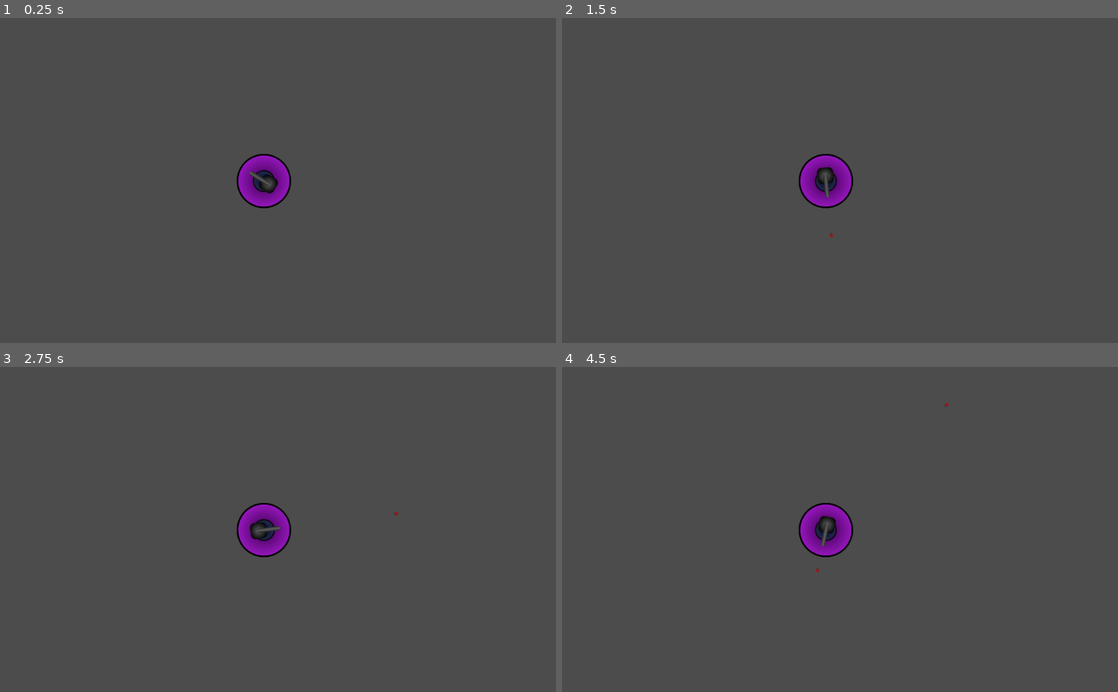
Above: before the commit, frames 1-4 (two rows, left to right).
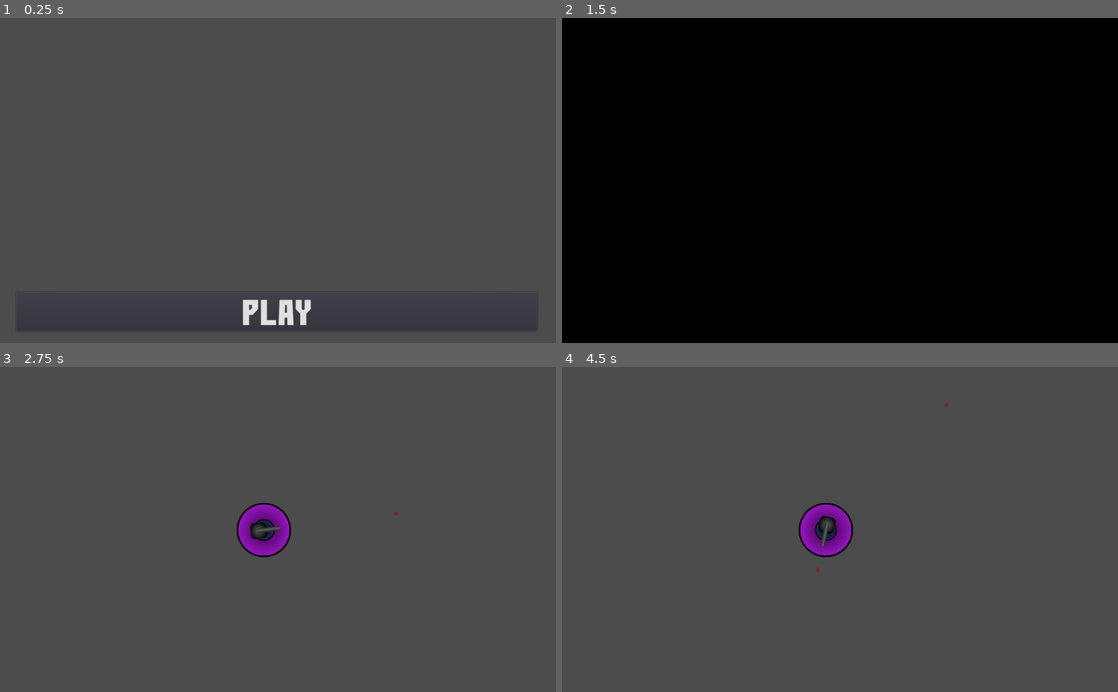
Above: after the commit, the same moments.

Repository: pa2ees/ballshooter
Game: Godot game, scene res://MainMenu.tscn
Two runs of this game, one before a commit and one after it. Both use one fixed random seed, a clock stepped at 60 frames per second and the inputs below. Before the commit the project starts from res://PlayScene.tscn.
Inputs (mouse positions are in pixels of both pictures, inside the frame that each line leads up to):
- Up to frame 1 (0.25 s): no input
- Up to frame 2 (1.5 s): click (840, 310) at 0.5 s, where only the run after the commit has a clickable "PLAY"; click (840, 310) at 1.25 s, where only the run after the commit has a clickable "PLAY"
- Up to frame 3 (2.75 s): move the mouse to (400, 513) at 2.02 s; press the mouse at (400, 513) at 2.03 s
- Up to frame 4 (4.5 s): tap Enter at 2.75, 4.25 s; move the mouse to (728, 545) at 2.77 s; release the mouse at (728, 545) at 2.78 s; click (728, 545) at 2.85 s; tap Space at 3.5 s; move the mouse to (895, 458) at 3.52 s; press the mouse at (895, 458) at 3.53 s; move the mouse to (812, 594) at 4.27 s; release the mouse at (812, 594) at 4.28 s; click (812, 594) at 4.35 s

The runs differ from the first frame. In frame 1, 1.9% of the frame differs, in the area x 42-56%, y 41-95%; in frame 2, 100%, in the area x 0-100%, y 0-100%; in frame 3, less than 0.1%; in frame 4, less than 0.1%.

Commit message:
Add resources, shooting, scene changes
Billed to R240 Core Software Support

Diff:
--- a/Bullet.tscn
+++ b/Bullet.tscn
@@ -15,11 +15,13 @@
 texture = ExtResource( 1 )
 
 [node name="CollisionShape2D" type="CollisionShape2D" parent="."]
+rotation = 1.5708
 scale = Vector2( 1, 1.5 )
 shape = SubResource( 1 )
 
 [node name="VisibilityNotifier2D" type="VisibilityNotifier2D" parent="."]
 position = Vector2( -2.38419e-07, 9.53674e-07 )
+rotation = 1.5708
 scale = Vector2( 0.4, 0.6 )
 
 [connection signal="viewport_exited" from="VisibilityNotifier2D" to="." method="_on_VisibilityNotifier2D_viewport_exited"]
--- /dev/null
+++ b/Enemy.gd
@@ -0,0 +1,26 @@
+extends KinematicBody2D
+
+
+# Declare member variables here. Examples:
+var vel = Vector2()
+var pos = Vector2()
+# var b = "text"
+
+
+func _physics_process(delta):
+	move_and_collide(vel)
+
+
+func init(velocity, angle, start_pos=Vector2()):
+	rotation_degrees = angle
+	vel = velocity
+	position = start_pos
+
+# Called when the node enters the scene tree for the first time.
+func _ready():
+	pass # Replace with function body.
+
+
+# Called every frame. 'delta' is the elapsed time since the previous frame.
+#func _process(delta):
+#	pass
--- /dev/null
+++ b/Enemy.tscn
@@ -0,0 +1,18 @@
+[gd_scene load_steps=4 format=2]
+
+[ext_resource path="res://resources/Enemy_Blue.png" type="Texture" id=1]
+[ext_resource path="res://Enemy.gd" type="Script" id=2]
+
+[sub_resource type="CircleShape2D" id=1]
+radius = 31.0072
+
+[node name="Enemy" type="KinematicBody2D"]
+collision_layer = 2
+collision_mask = 0
+script = ExtResource( 2 )
+
+[node name="EnemyBlue" type="Sprite" parent="."]
+texture = ExtResource( 1 )
+
+[node name="CollisionShape2D" type="CollisionShape2D" parent="."]
+shape = SubResource( 1 )
--- a/Gun1.gd
+++ b/Gun1.gd
@@ -1,6 +1,6 @@
 extends Sprite
 
-var bulletObj = null
+onready var bulletObj = load("res://Bullet.tscn")
 var bullet_start_offset = Vector2(35, 0)
 const bullet_velocity_magnitude = 5
 
@@ -11,7 +11,8 @@
 
 # Called when the node enters the scene tree for the first time.
 func _ready():
-	bulletObj = load("res://Bullet.tscn")
+	#bulletObj = load("res://Bullet.tscn")
+	pass
 
 func _input(event):
 	if event.is_action_pressed("LMB"):
--- a/MainMenu.tscn
+++ b/MainMenu.tscn
@@ -1,34 +1,24 @@
-[gd_scene load_steps=2 format=2]
+[gd_scene load_steps=3 format=2]
 
 [ext_resource path="res://myFirstFont.tres" type="DynamicFont" id=1]
+[ext_resource path="res://PlayButton.gd" type="Script" id=2]
 
 [node name="MainMenu" type="Control"]
-__meta__ = {
-"_edit_use_anchors_": false
-}
 
 [node name="VBoxContainer" type="VBoxContainer" parent="."]
-anchor_right = 1.0
-anchor_bottom = 1.0
 margin_left = 30.0
 margin_top = 32.0
 margin_right = 990.0
 margin_bottom = 578.0
-__meta__ = {
-"_edit_use_anchors_": false
-}
+alignment = 2
 
-[node name="HSeparator" type="HSeparator" parent="VBoxContainer"]
-margin_right = 960.0
-margin_bottom = 470.0
-size_flags_vertical = 3
-
-[node name="Button" type="Button" parent="VBoxContainer"]
+[node name="PlayButton" type="Button" parent="VBoxContainer"]
 margin_top = 474.0
 margin_right = 960.0
 margin_bottom = 546.0
 custom_fonts/font = ExtResource( 1 )
 text = "PLAY"
+script = ExtResource( 2 )
 __meta__ = {
 "_edit_use_anchors_": false
 }
--- /dev/null
+++ b/PlayButton.gd
@@ -0,0 +1,17 @@
+extends Button
+
+
+# Declare member variables here. Examples:
+# var a = 2
+# var b = "text"
+
+func _pressed():
+	SceneChanger.change_scene('res://PlayScene.tscn', 'Fade')
+# Called when the node enters the scene tree for the first time.
+func _ready():
+	pass # Replace with function body.
+
+
+# Called every frame. 'delta' is the elapsed time since the previous frame.
+#func _process(delta):
+#	pass
--- /dev/null
+++ b/SceneChanger.gd
@@ -0,0 +1,17 @@
+extends CanvasLayer
+
+var scene : String
+onready var animationPlayer = $SceneChangeAnimator
+
+func change_scene(new_scene, animation):
+	scene = new_scene
+	animationPlayer.play(animation)
+
+func _change_scene():
+	get_tree().change_scene(scene)
+
+
+# Called when the node enters the scene tree for the first time.
+func _ready():
+	# set the BlackScreen initially to transparent
+	$FadeSceneChanger/BlackScreen.color = Color(0,0,0,0)
--- /dev/null
+++ b/SceneChanger.tscn
@@ -0,0 +1,68 @@
+[gd_scene load_steps=4 format=2]
+
+[ext_resource path="res://SceneChanger.gd" type="Script" id=1]
+
+[sub_resource type="Animation" id=1]
+resource_name = "Fade"
+length = 2.0
+tracks/0/type = "value"
+tracks/0/path = NodePath("BlackScreen:color")
+tracks/0/interp = 1
+tracks/0/loop_wrap = true
+tracks/0/imported = false
+tracks/0/enabled = true
+tracks/0/keys = {
+"times": PoolRealArray( -0.1, 0.6, 1, 2 ),
+"transitions": PoolRealArray( 1, 1, 1, 1 ),
+"update": 0,
+"values": [ Color( 0, 0, 0, 0 ), Color( 0, 0, 0, 1 ), Color( 0, 0, 0, 1 ), Color( 0, 0, 0, 0 ) ]
+}
+tracks/1/type = "method"
+tracks/1/path = NodePath("..")
+tracks/1/interp = 1
+tracks/1/loop_wrap = true
+tracks/1/imported = false
+tracks/1/enabled = true
+tracks/1/keys = {
+"times": PoolRealArray( 0.7 ),
+"transitions": PoolRealArray( 1 ),
+"values": [ {
+"args": [  ],
+"method": "_change_scene"
+} ]
+}
+
+[sub_resource type="Animation" id=2]
+length = 0.001
+tracks/0/type = "value"
+tracks/0/path = NodePath("BlackScreen:color")
+tracks/0/interp = 1
+tracks/0/loop_wrap = true
+tracks/0/imported = false
+tracks/0/enabled = true
+tracks/0/keys = {
+"times": PoolRealArray( 0 ),
+"transitions": PoolRealArray( 1 ),
+"update": 0,
+"values": [ Color( 1, 1, 1, 1 ) ]
+}
+
+[node name="SceneChanger" type="CanvasLayer"]
+script = ExtResource( 1 )
+
+[node name="FadeSceneChanger" type="Control" parent="."]
+anchor_right = 1.0
+anchor_bottom = 1.0
+mouse_filter = 2
+
+[node name="BlackScreen" type="ColorRect" parent="FadeSceneChanger"]
+anchor_right = 1.0
+anchor_bottom = 1.0
+mouse_filter = 2
+size_flags_horizontal = 3
+size_flags_vertical = 3
+
+[node name="SceneChangeAnimator" type="AnimationPlayer" parent="."]
+root_node = NodePath("../FadeSceneChanger")
+anims/Fade = SubResource( 1 )
+anims/RESET = SubResource( 2 )
--- a/project.godot
+++ b/project.godot
@@ -11,8 +11,12 @@
 [application]
 
 config/name="BallShooter"
-run/main_scene="res://PlayScene.tscn"
+run/main_scene="res://MainMenu.tscn"
 config/icon="res://icon.png"
+
+[autoload]
+
+SceneChanger="*res://SceneChanger.tscn"
 
 [input]
 
Binary file added: resources/Enemy_Blue.png
Not shown, added: resources/Enemy_Blue.png.import
Binary file added: resources/Enemy_Red.png
Not shown, added: resources/Enemy_Red.png.import
Not shown, added: .gitignore
Not shown, added: resources/Enemy.xcf
